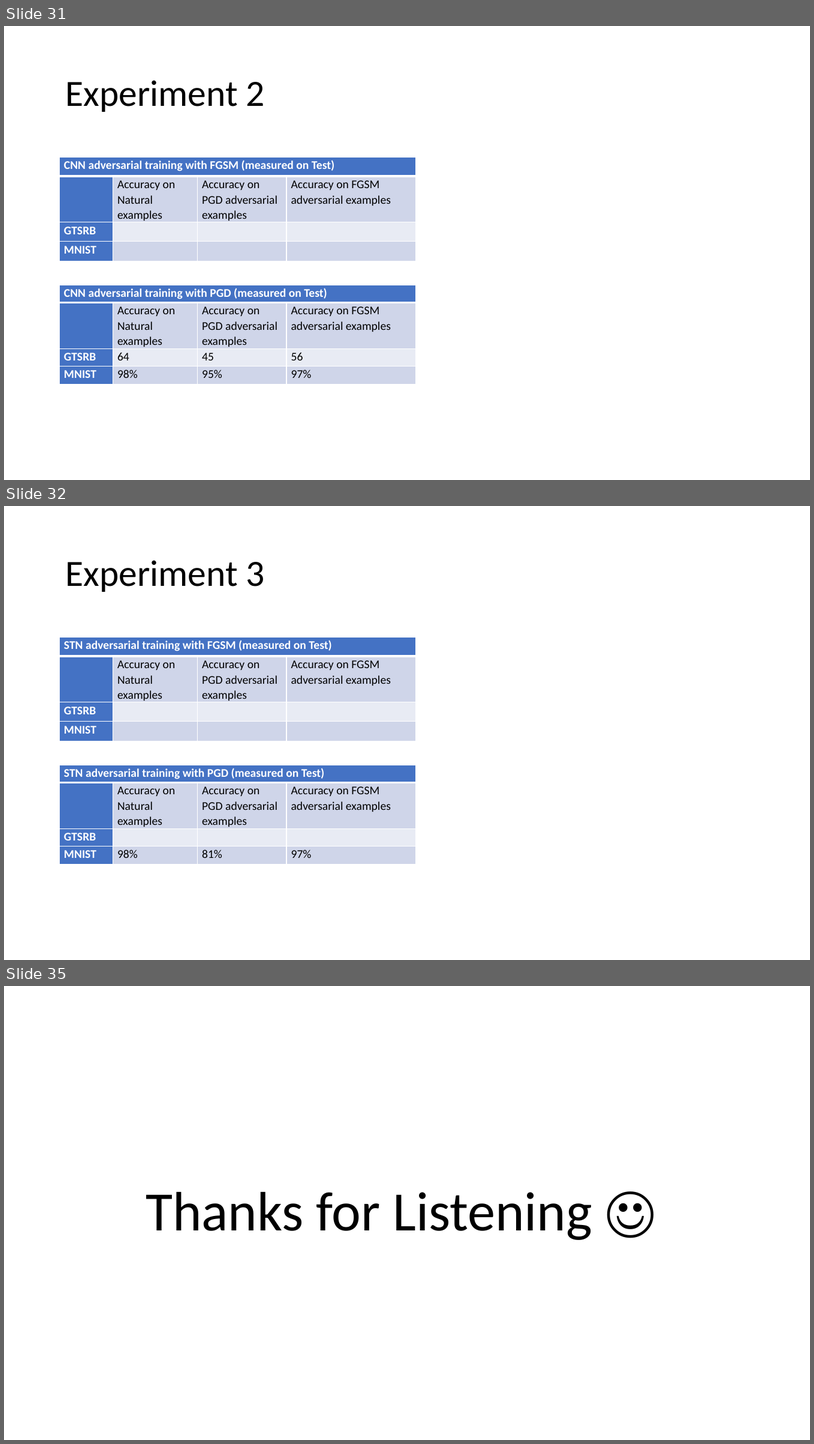
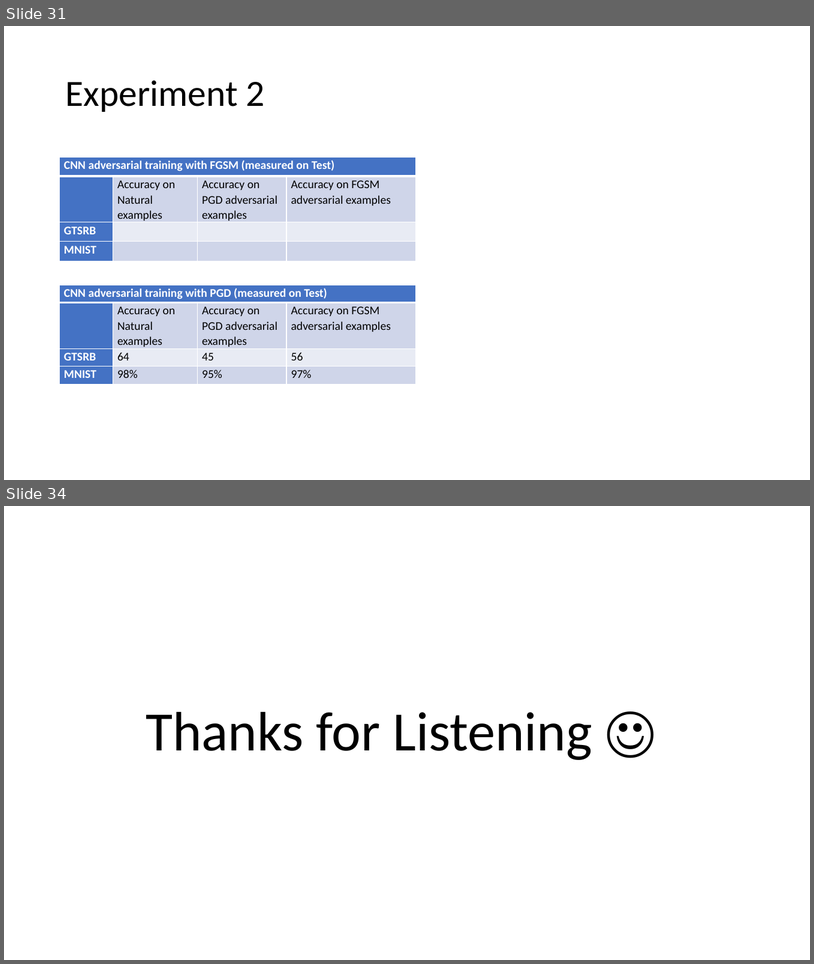
Before and after one commit to eldadp100/Deep-Learning-Adversarial-Attacks-and-Resistant-Learning, a slide deck: CNN proj presentation.pptx. Shown one above the other, each under a label of ours: slides 31, 32 and 35 before the commit, slides 31 and 34 after it; the slides between them are not shown. The pictures are 814x1444 and 814x964 pixels, drawn with LibreOffice and Linux fonts; fonts in the diff are those of the drawing. Boxes give left, top, right and bottom in pixels: in the first picture for what was removed or moved away, otherwise in the second. Text is boxed around its words. In the diff, an @@ line names an element or a change of style, - is before the commit and + after.

```diff
--- a/CNN proj presentation.pptx
+++ b/CNN proj presentation.pptx
@@ slide 32 removed at (4,506,810,960), background #FFFFFF @@
@@ title removed at (65,560,265,592) @@
-Experiment 3
@@ table removed at (60,637,416,740), 4 rows, 4 columns @@
-STN adversarial training with FGSM (measured on Test) |  |  | 
- | Accuracy on Natural examples | Accuracy on PGD adversarial examples | Accuracy on FGSM adversarial examples
-GTSRB |  |  | 
-MNIST |  |  | 
@@ table removed at (60,765,416,863), 4 rows, 4 columns @@
-STN adversarial training with PGD (measured on Test) |  |  | 
- | Accuracy on Natural examples | Accuracy on PGD adversarial examples | Accuracy on FGSM adversarial examples
-GTSRB |  |  | 
-MNIST | 98% | 81% | 97%
@@ what was slide 35 is now slide 34 @@
```
Also in this commit, not shown: 1 slide changed, 1 slide added, 1 other slide removed, 11 other files.
